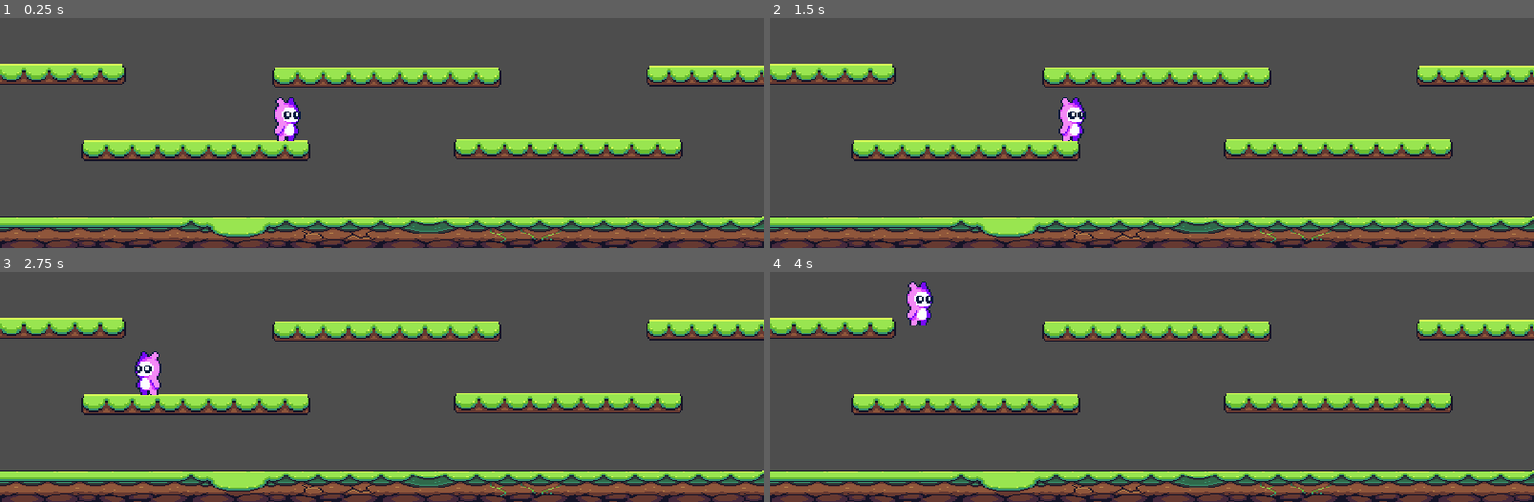
Above: before the commit, frames 1-4 (two rows, left to right).
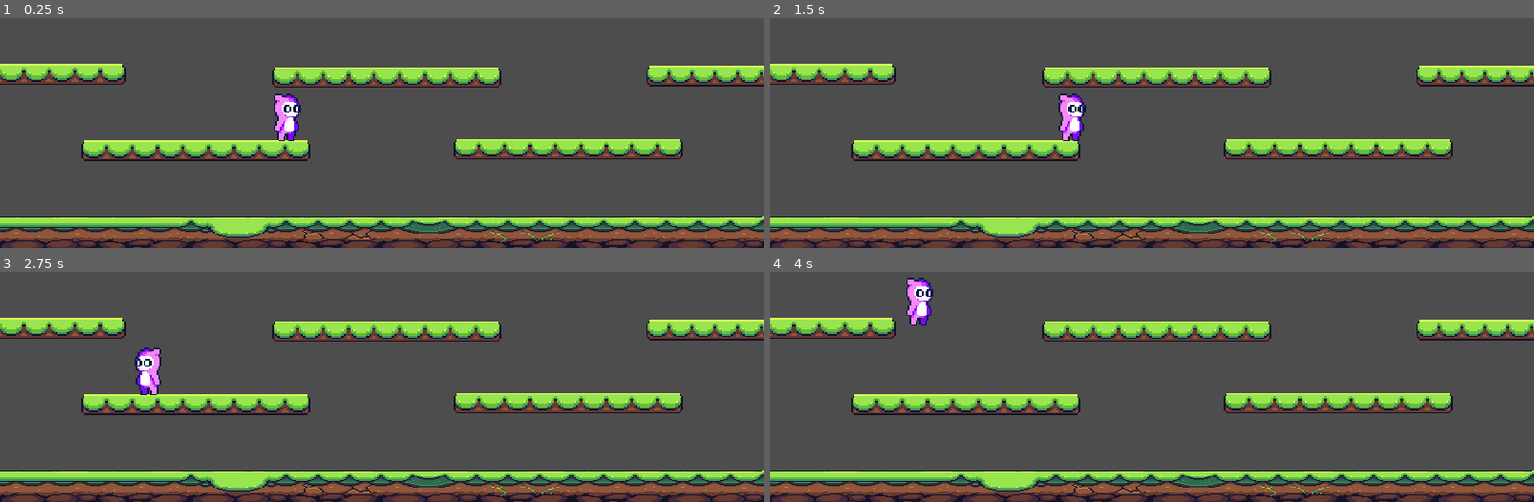
Above: after the commit, the same moments.

Repository: TruchaFazio/yiya
Game: Godot game, scene res://scenes/level_1.tscn
The game is run twice, just before and just after one commit, with the same random seed, the same clock (stepped at 60 frames per second) and the same inputs.
Inputs:
- Up to frame 1 (0.25 s): no input
- Up to frame 2 (1.5 s): tap Enter at 0.5 s; tap Space (jump) at 0.6, 0.77, 1.07 s; tap Right (move_rigth) at 1.35 s
- Up to frame 3 (2.75 s): tap Space (jump) at 1.52, 1.55, 1.82, 2.1 s; hold Left (move_left) from 2.03 s (still down)
- Up to frame 4 (4 s): release Left (move_left) at 2.78 s; tap Right (move_rigth) at 2.85 s; tap Space (jump) at 3.02, 3.05, 3.32, 3.6, 3.77 s

The runs differ from the first frame. In frame 1, 0.4% of the frame differs, in the area x 35-40%, y 32-54%; in frame 2, 0.4%, in the area x 37-42%, y 32-54%; in frame 3, 0.4%; in frame 4, 0.4%.

Commit message:
fisicas movimiento

Diff:
--- a/scenes/player.tscn
+++ b/scenes/player.tscn
@@ -1,7 +1,153 @@
-[gd_scene load_steps=4 format=3 uid="uid://dl4qp7qqqof7h"]
+[gd_scene load_steps=25 format=3 uid="uid://dl4qp7qqqof7h"]
 
 [ext_resource type="Texture2D" uid="uid://bhdk01eqhigup" path="res://sprites/pink_monster/Pink_Monster_reposo.png" id="1_nk45b"]
 [ext_resource type="Script" path="res://scripts/player.gd" id="1_td5yu"]
+[ext_resource type="Texture2D" uid="uid://doliij8ouemub" path="res://sprites/pink_monster/Pink_Monster_Jump_8.png" id="2_ta3vs"]
+[ext_resource type="Texture2D" uid="uid://gglkm2hsjg86" path="res://sprites/pink_monster/Pink_Monster_Walk_6.png" id="4_ktri8"]
+
+[sub_resource type="AtlasTexture" id="AtlasTexture_s6gei"]
+atlas = ExtResource("2_ta3vs")
+region = Rect2(0, 0, 32, 32)
+
+[sub_resource type="AtlasTexture" id="AtlasTexture_osrhd"]
+atlas = ExtResource("2_ta3vs")
+region = Rect2(32, 0, 32, 32)
+
+[sub_resource type="AtlasTexture" id="AtlasTexture_ikkto"]
+atlas = ExtResource("2_ta3vs")
+region = Rect2(64, 0, 32, 32)
+
+[sub_resource type="AtlasTexture" id="AtlasTexture_vyqfj"]
+atlas = ExtResource("2_ta3vs")
+region = Rect2(96, 0, 32, 32)
+
+[sub_resource type="AtlasTexture" id="AtlasTexture_rfeyb"]
+atlas = ExtResource("2_ta3vs")
+region = Rect2(128, 0, 32, 32)
+
+[sub_resource type="AtlasTexture" id="AtlasTexture_m0mpx"]
+atlas = ExtResource("2_ta3vs")
+region = Rect2(160, 0, 32, 32)
+
+[sub_resource type="AtlasTexture" id="AtlasTexture_j2a60"]
+atlas = ExtResource("2_ta3vs")
+region = Rect2(192, 0, 32, 32)
+
+[sub_resource type="AtlasTexture" id="AtlasTexture_b3x2l"]
+atlas = ExtResource("2_ta3vs")
+region = Rect2(224, 0, 32, 32)
+
+[sub_resource type="AtlasTexture" id="AtlasTexture_u4x0a"]
+atlas = ExtResource("1_nk45b")
+region = Rect2(0, 0, 32, 32)
+
+[sub_resource type="AtlasTexture" id="AtlasTexture_4w6gn"]
+atlas = ExtResource("1_nk45b")
+region = Rect2(32, 0, 32, 32)
+
+[sub_resource type="AtlasTexture" id="AtlasTexture_tyvop"]
+atlas = ExtResource("1_nk45b")
+region = Rect2(64, 0, 32, 32)
+
+[sub_resource type="AtlasTexture" id="AtlasTexture_ywadj"]
+atlas = ExtResource("1_nk45b")
+region = Rect2(96, 0, 32, 32)
+
+[sub_resource type="AtlasTexture" id="AtlasTexture_dhu0w"]
+atlas = ExtResource("4_ktri8")
+region = Rect2(0, 0, 32, 32)
+
+[sub_resource type="AtlasTexture" id="AtlasTexture_x7h4q"]
+atlas = ExtResource("4_ktri8")
+region = Rect2(32, 0, 32, 32)
+
+[sub_resource type="AtlasTexture" id="AtlasTexture_o8h7m"]
+atlas = ExtResource("4_ktri8")
+region = Rect2(64, 0, 32, 32)
+
+[sub_resource type="AtlasTexture" id="AtlasTexture_emnlb"]
+atlas = ExtResource("4_ktri8")
+region = Rect2(96, 0, 32, 32)
+
+[sub_resource type="AtlasTexture" id="AtlasTexture_kj22x"]
+atlas = ExtResource("4_ktri8")
+region = Rect2(128, 0, 32, 32)
+
+[sub_resource type="AtlasTexture" id="AtlasTexture_g0kig"]
+atlas = ExtResource("4_ktri8")
+region = Rect2(160, 0, 32, 32)
+
+[sub_resource type="SpriteFrames" id="SpriteFrames_djsy2"]
+animations = [{
+"frames": [{
+"duration": 1.0,
+"texture": SubResource("AtlasTexture_s6gei")
+}, {
+"duration": 1.0,
+"texture": SubResource("AtlasTexture_osrhd")
+}, {
+"duration": 1.0,
+"texture": SubResource("AtlasTexture_ikkto")
+}, {
+"duration": 1.0,
+"texture": SubResource("AtlasTexture_vyqfj")
+}, {
+"duration": 1.0,
+"texture": SubResource("AtlasTexture_rfeyb")
+}, {
+"duration": 1.0,
+"texture": SubResource("AtlasTexture_m0mpx")
+}, {
+"duration": 1.0,
+"texture": SubResource("AtlasTexture_j2a60")
+}, {
+"duration": 1.0,
+"texture": SubResource("AtlasTexture_b3x2l")
+}],
+"loop": true,
+"name": &"jump",
+"speed": 12.0
+}, {
+"frames": [{
+"duration": 1.0,
+"texture": SubResource("AtlasTexture_u4x0a")
+}, {
+"duration": 1.0,
+"texture": SubResource("AtlasTexture_4w6gn")
+}, {
+"duration": 1.0,
+"texture": SubResource("AtlasTexture_tyvop")
+}, {
+"duration": 1.0,
+"texture": SubResource("AtlasTexture_ywadj")
+}],
+"loop": true,
+"name": &"reposo",
+"speed": 10.0
+}, {
+"frames": [{
+"duration": 1.0,
+"texture": SubResource("AtlasTexture_dhu0w")
+}, {
+"duration": 1.0,
+"texture": SubResource("AtlasTexture_x7h4q")
+}, {
+"duration": 1.0,
+"texture": SubResource("AtlasTexture_o8h7m")
+}, {
+"duration": 1.0,
+"texture": SubResource("AtlasTexture_emnlb")
+}, {
+"duration": 1.0,
+"texture": SubResource("AtlasTexture_kj22x")
+}, {
+"duration": 1.0,
+"texture": SubResource("AtlasTexture_g0kig")
+}],
+"loop": true,
+"name": &"run",
+"speed": 12.0
+}]
 
 [sub_resource type="CapsuleShape2D" id="CapsuleShape2D_fugxw"]
 radius = 7.0
@@ -15,9 +161,11 @@
 gravity = 980.0
 metadata/_edit_group_ = true
 
-[node name="PinkMonsterReposo" type="Sprite2D" parent="."]
-texture = ExtResource("1_nk45b")
-hframes = 4
+[node name="PinkMonsterReposo" type="AnimatedSprite2D" parent="."]
+sprite_frames = SubResource("SpriteFrames_djsy2")
+animation = &"jump"
+frame = 3
+frame_progress = 0.570245
 
 [node name="CollisionShape2D" type="CollisionShape2D" parent="."]
 position = Vector2(-1, 3)
Binary file added: sprites/pink_monster/Pink_Monster_Jump_8.png
Not shown, added: sprites/pink_monster/Pink_Monster_Jump_8.png.import
